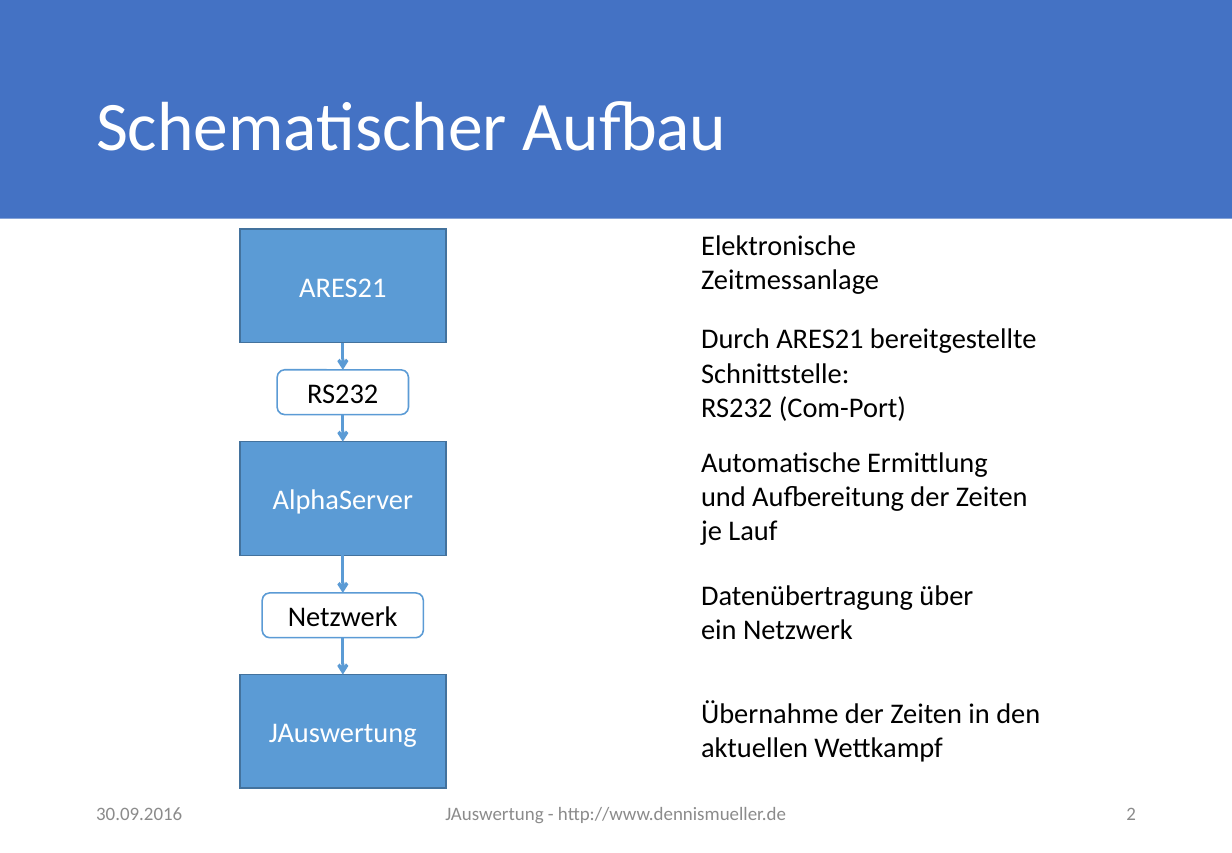
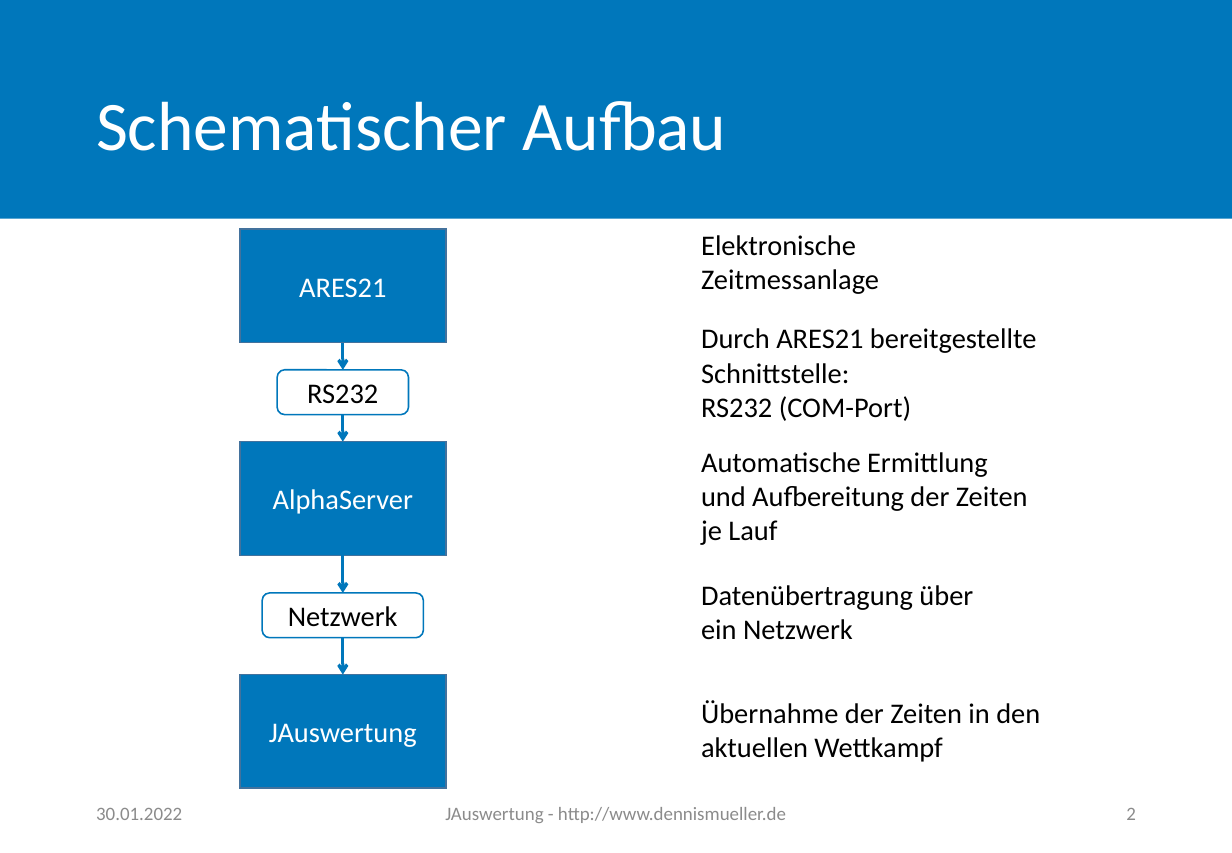
Before and after one commit to dennisfabri/JAuswertung, a slide deck: slide 2 of docs/AlphaServer.pptx. Drawn at 1232x853 pixels with LibreOffice and Linux fonts; fonts in the diff are those of the drawing. Boxes give left, top, right and bottom in pixels: in the first picture for what was removed or moved away, otherwise in the second. Text is boxed around its words. In the diff, an @@ line names an element or a change of style, - is before the commit and + after.

```diff
--- a/docs/AlphaServer.pptx
+++ b/docs/AlphaServer.pptx
@@ rectangle at bbox=[0, 0, 1232, 218]: fill #4472C4 to #0077BB @@
@@ arrow (342, 342) - (342, 370): stroke #5B9BD5 2 pt to #0077BB 2 pt @@
@@ rounded rectangle "RS232" at bbox=[278, 370, 408, 414]: outline #5B9BD5 1 pt to #0077BB 1 pt @@
@@ arrow (342, 415) - (342, 441): stroke #5B9BD5 2 pt to #0077BB 2 pt @@
@@ text at bbox=[701, 396, 911, 421]: text changed @@
-RS232 (Com-Port)
+RS232 (COM-Port)
@@ arrow (342, 555) - (342, 593): stroke #5B9BD5 2 pt to #0077BB 2 pt @@
@@ rounded rectangle "Netzwerk" at bbox=[263, 593, 424, 637]: outline #5B9BD5 1 pt to #0077BB 1 pt @@
@@ arrow (342, 638) - (342, 675): stroke #5B9BD5 2 pt to #0077BB 2 pt @@
@@ fill #5B9BD5 to #0077BB in 3 elements at bbox=[240, 441, 446, 555], bbox=[240, 229, 446, 342], bbox=[240, 675, 446, 788] @@
@@ text at bbox=[96, 808, 182, 820]: text changed @@
-30.09.2016
+30.01.2022
```
Also in this commit, not shown: 9 other slides changed, 12 other files.
